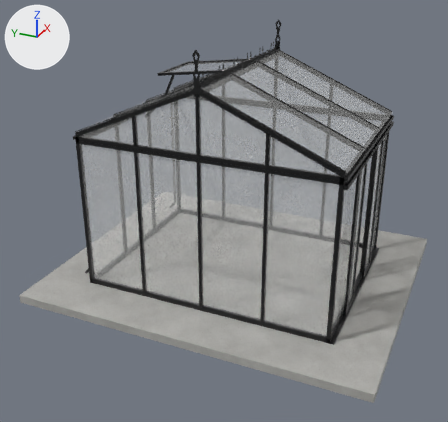
Before and after pictures for a commit that changed the glTF model models/scandiglas/sg-rect-10-2-7-9-decor.glb.
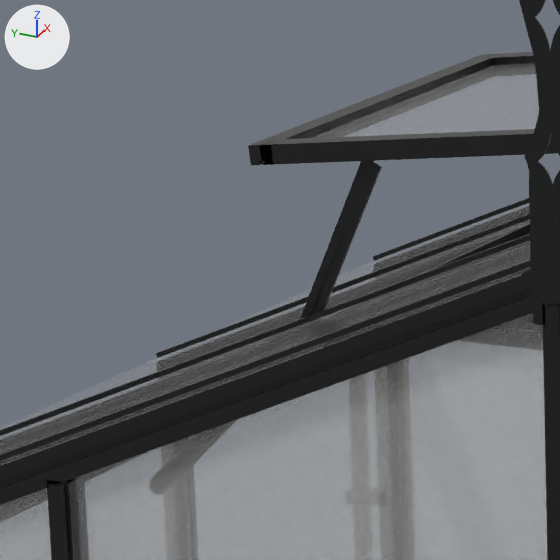
There are two pictures of each version: one whole from a 50 mm lens placed at (-6.76, -0.61, 4.13), pointed at (-0.32, 2.28, 0.91), one close up on the part from 28% to 44% of the width and 13% to 30% of the height. Arrows for +X, +Y and +Z are at upper left; the lights stay in place. The last two pictures show the newer version. Vertices at exactly the same position are counted once.

Names of what the first close-up shows: 'scandiglas-rect-10-2-7-9-decor'.
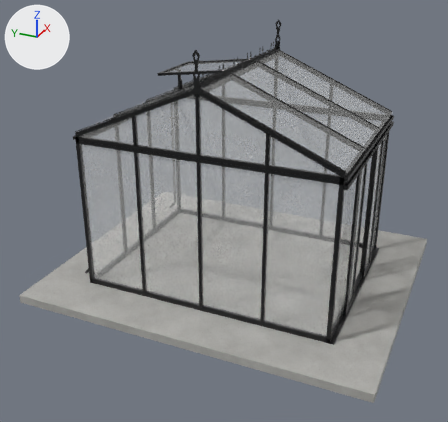
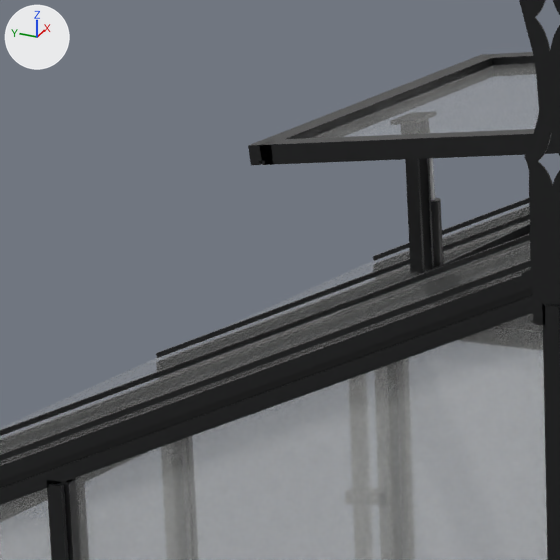
The change in detail:
me_scandiglas is used by ob_scandiglas_rect_10_2_7_9_decor; location (0.0, 0.0, 0.0).
me_scandiglas had 13102 vertices, 25443 faces and spanned x -1.82..1.82, y 0.0..4.38, z -0.1..3.04.
me_scandiglas now has 13157 vertices, 25535 faces and spans x -1.82..1.82, y 0.0..4.38, z -0.1..3.04.
me_scandiglas part 1: the loose piece of 24 vertices spanning x -0.37..-0.36, y 2.9..3.07, z 2.22..2.56 is turned -26.3 degrees about the x axis through its middle and scaled by 0.851, then moved by (0.35, 0.05, -0.03).
me_scandiglas part 2: the loose piece of 24 vertices spanning x -0.37..-0.36, y 2.91..3.06, z 2.26..2.56 is turned -25.8 degrees about the x axis through its middle and scaled by 0.934, then moved by (0.38, 0.04, -0.05).
me_scandiglas part 3: a new loose piece of 131 vertices spanning x 0.03..0.05, y 3.01..3.05, z 2.24..2.51.
Other edits to the shape of me_scandiglas do not show in these pictures.

Where the change shows, as pixel boxes [x1, y1, x2, y2] in the close-ups (560 x 560 px; the box of a moved part takes in the faces that stretch with it):
part 1 of me_scandiglas, moved or reshaped
    before: [311, 162, 382, 320]
    after: [405, 159, 425, 274]
part 2 of me_scandiglas, moved or reshaped
    before: [300, 161, 373, 319]
    after: [419, 158, 434, 270]
part 3 of me_scandiglas, added
    after: [429, 158, 443, 268]
